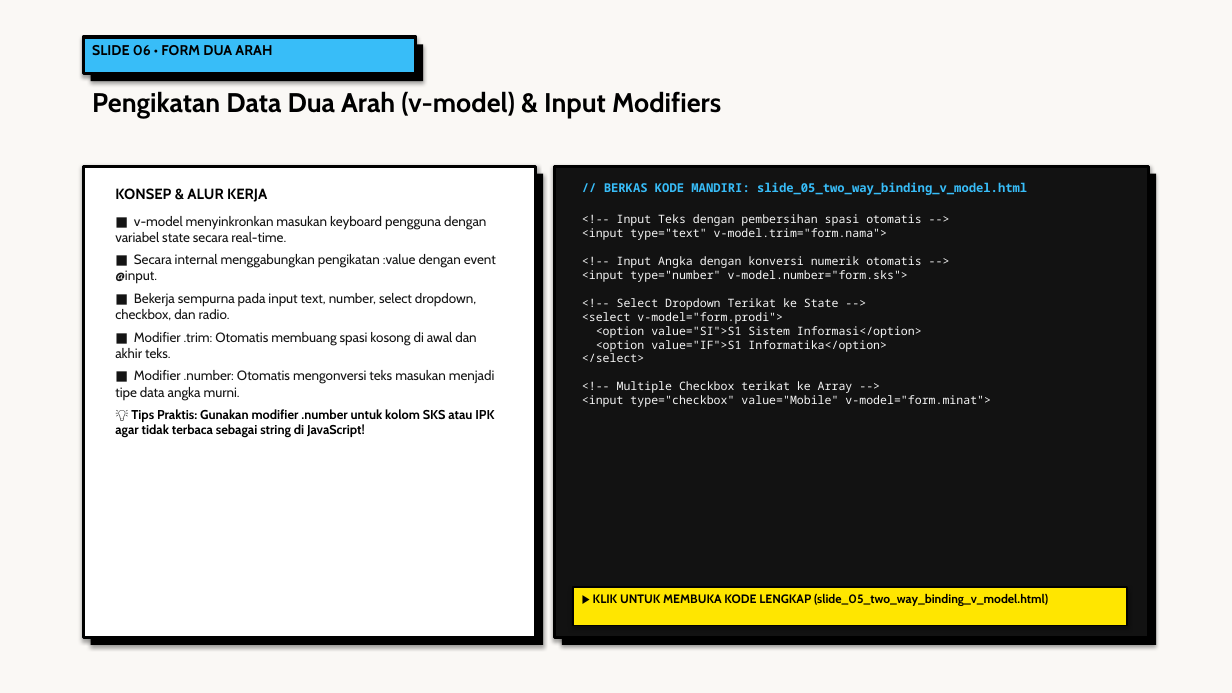
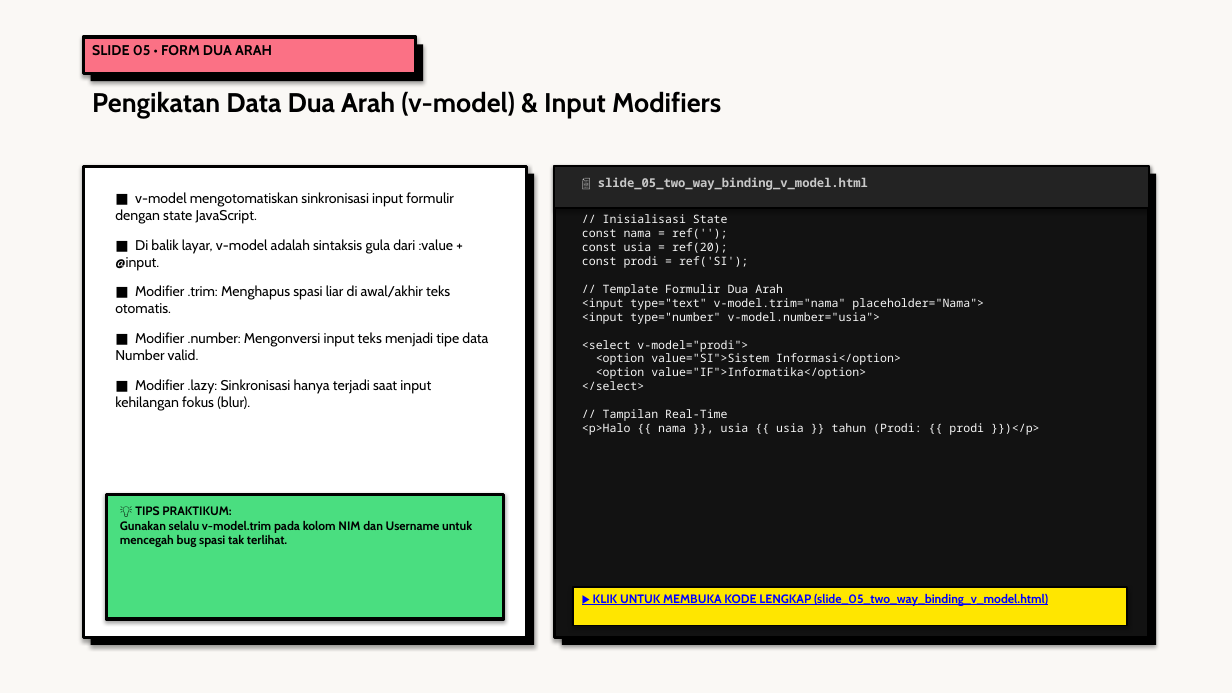
Before and after one commit to antonprafanto/tuweb_mobile2025, a slide deck: slide 5 of slide_presentasi/SESI_02_Frontend_Modern_Vue.pptx (slide 6 before the commit). Drawn at 1232x693 pixels with LibreOffice and Linux fonts; fonts in the diff are those of the drawing. Boxes give left, top, right and bottom in pixels: in the first picture for what was removed or moved away, otherwise in the second. Text is boxed around its words. In the diff, an @@ line names an element or a change of style, - is before the commit and + after.

Commit message:
feat(sesi-02): audit tuntas 18 file html ramah awam diagram svg pptx neobrutalism dan naskah mermaid

```diff
--- a/slide_presentasi/SESI_02_Frontend_Modern_Vue.pptx
+++ b/slide_presentasi/SESI_02_Frontend_Modern_Vue.pptx
@@ rectangle at bbox=[83, 37, 416, 74]: fill #38BDF8 to #FB7185 @@
@@ text at bbox=[92, 45, 272, 55]: text changed @@
-SLIDE 06 • FORM DUA ARAH
+SLIDE 05 • FORM DUA ARAH
@@ rectangle: place and size @@
-rectangle at bbox=[83, 166, 536, 638]
+rectangle at bbox=[83, 166, 527, 638]
@@ rectangle: place and size @@
-rectangle at bbox=[91, 174, 543, 645]
+rectangle at bbox=[91, 174, 534, 645]
@@ rectangle added at bbox=[555, 166, 1149, 208], fill #232323, outline #000000 1.5 pt @@
@@ text at bbox=[598, 177, 868, 190]: text changed; text colour #38BDF8 to #C8C8C8 @@
-// BERKAS KODE MANDIRI: slide_05_two_way_binding_v_model.html
+📄 slide_05_two_way_binding_v_model.html
@@ text at bbox=[115, 192, 488, 411]: text changed; size 10.5 to 11 pt; text colour #141414 to #000000 @@
-KONSEP & ALUR KERJA
-■ v-model menyinkronkan masukan keyboard pengguna dengan variabel state secara real-time.
-■ Secara internal menggabungkan pengikatan :value dengan event @input.
-■ Bekerja sempurna pada input text, number, select dropdown, checkbox, dan radio.
-■ Modifier .trim: Otomatis membuang spasi kosong di awal dan akhir teks.
-■ Modifier .number: Otomatis mengonversi teks masukan menjadi tipe data angka murni.
-💡 Tips Praktis: Gunakan modifier .number untuk kolom SKS atau IPK agar tidak terbaca sebagai string di JavaScript!
+■ v-model mengotomatiskan sinkronisasi input formulir dengan state JavaScript.
+■ Di balik layar, v-model adalah sintaksis gula dari :value + @input.
+■ Modifier .trim: Menghapus spasi liar di awal/akhir teks otomatis.
+■ Modifier .number: Mengonversi input teks menjadi tipe data Number valid.
+■ Modifier .lazy: Sinkronisasi hanya terjadi saat input kehilangan fokus (blur).
@@ text at bbox=[582, 214, 984, 379]: text changed @@
-<!-- Input Teks dengan pembersihan spasi otomatis -->
-<input type="text" v-model.trim="form.nama">
-<!-- Input Angka dengan konversi numerik otomatis -->
-<input type="number" v-model.number="form.sks">
-<!-- Select Dropdown Terikat ke State -->
-<select v-model="form.prodi">
-<option value="SI">S1 Sistem Informasi</option>
-<option value="IF">S1 Informatika</option>
+// Inisialisasi State
+const nama = ref('');
+const usia = ref(20);
+const prodi = ref('SI');
+// Template Formulir Dua Arah
+<input type="text" v-model.trim="nama" placeholder="Nama">
+<input type="number" v-model.number="usia">
+<select v-model="prodi">
+<option value="SI">Sistem Informasi</option>
+<option value="IF">Informatika</option>
@@ text at bbox=[582, 409, 1040, 435]: text changed @@
-<!-- Multiple Checkbox terikat ke Array -->
-<input type="checkbox" value="Mobile" v-model="form.minat">
+// Tampilan Real-Time
+<p>Halo {{ nama }}, usia {{ usia }} tahun (Prodi: {{ prodi }})</p>
@@ rectangle added at bbox=[106, 494, 504, 619], fill #4ADE80, outline #000000 2.5 pt @@
@@ text added at bbox=[120, 506, 472, 547], 9.5 pt, text #000000, bold @@
+💡 TIPS PRAKTIKUM:
+Gunakan selalu v-model.trim pada kolom NIM dan Username untuk mencegah bug spasi tak terlihat.
@@ text "▶ KLIK UNTUK MEMBUKA KODE ..." at bbox=[593, 594, 1048, 606]: text colour #000000 to #0000FF, underline on @@
```
Also in this commit, not shown: 15 other slides changed, 2 slides added, 2 slides removed, 21 other files.
